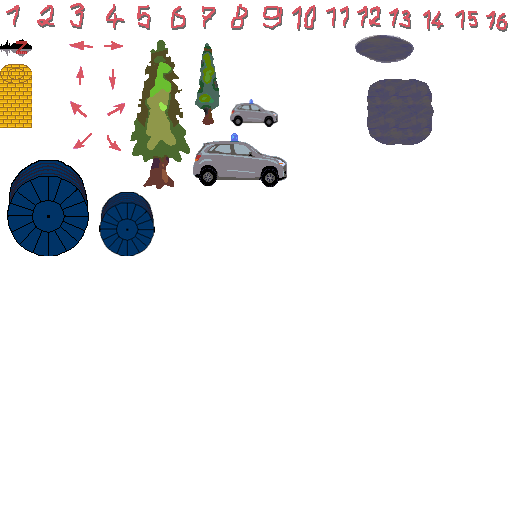
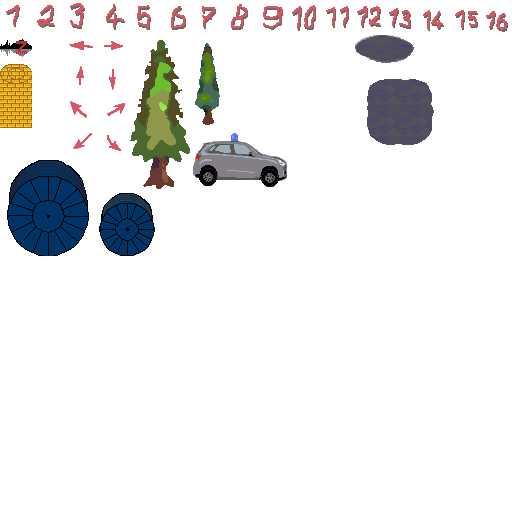
Layer changes from the first 512 × 512 image to the second:
pixels changed over bbox(99, 99, 278, 256) (layer not identified)
